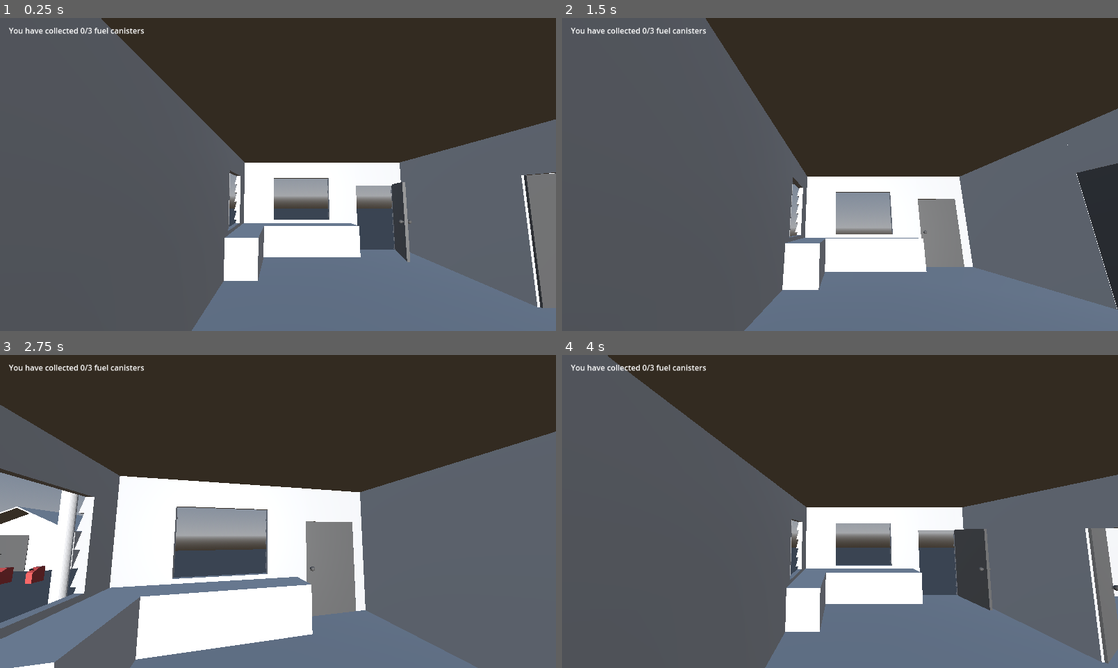
Above: before the commit, frames 1-4 (two rows, left to right).
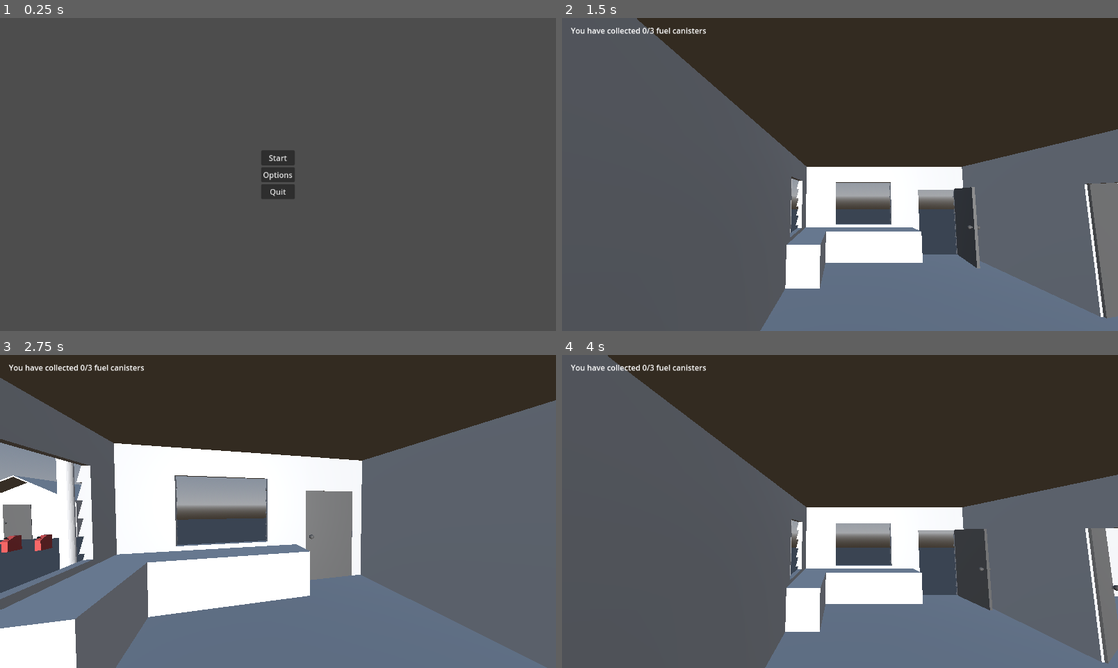
Above: after the commit, the same moments.

Repository: loumcn12/year12godot
Game: Godot game, scene res://Scenes/Menus/mainmenu.tscn
The game is run twice, just before and just after one commit, with the same random seed, the same clock (stepped at 60 frames per second) and the same inputs. Before the commit the project starts from res://Scenes/level.tscn.
Inputs (mouse positions are in pixels of both pictures, inside the frame that each line leads up to):
- Up to frame 1 (0.25 s): no input
- Up to frame 2 (1.5 s): click (840, 174) at 0.5 s, where only the run after the commit has a clickable "Options"; click (840, 158) at 1.25 s, where only the run after the commit has a clickable "Start"
- Up to frame 3 (2.75 s): tap Enter (ui_accept) at 2, 2.27 s; move the mouse to (305, 511) at 2.02 s; hold W (forward) from 2.03 s (still down); hold Ctrl (crouch) from 2.03 s (still down)
- Up to frame 4 (4 s): keep holding W (forward); move the mouse to (812, 511) at 2.77 s; release Ctrl (crouch) at 2.78 s; tap E (use) at 2.85 s; tap Enter (ui_accept) at 3.02 s; move the mouse to (851, 505) at 3.52 s; hold R from 3.53 s (still down)

The runs differ from the first frame. In frame 1, 62% of the frame differs, in the area x 1-100%, y 0-100%; in frame 2, 12%; in frame 3, 36%; in frame 4, nothing differs.

Commit message:
Added main menu

Diff:
--- /dev/null
+++ b/NCEA Game 2024/Scenes/Menus/mainmenu.gd
@@ -0,0 +1,23 @@
+extends Control
+
+
+# Called when the node enters the scene tree for the first time.
+func _ready():
+	pass # Replace with function body.
+
+
+# Called every frame. 'delta' is the elapsed time since the previous frame.
+func _process(delta):
+	pass
+
+
+func _on_start_button_pressed():
+	get_tree().change_scene_to_file("res://Scenes/level.tscn")
+
+
+func _on_options_button_pressed():
+	pass # Replace with function body.
+
+
+func _on_quit_button_pressed():
+	get_tree().quit()
--- /dev/null
+++ b/NCEA Game 2024/Scenes/Menus/mainmenu.tscn
@@ -0,0 +1,42 @@
+[gd_scene load_steps=2 format=3 uid="uid://bcoyakgktu3da"]
+
+[ext_resource type="Script" path="res://Scenes/Menus/mainmenu.gd" id="1_y48gk"]
+
+[node name="Menu" type="Control"]
+layout_mode = 3
+anchors_preset = 15
+anchor_right = 1.0
+anchor_bottom = 1.0
+grow_horizontal = 2
+grow_vertical = 2
+script = ExtResource("1_y48gk")
+
+[node name="VBoxContainer" type="VBoxContainer" parent="."]
+layout_mode = 1
+anchors_preset = 8
+anchor_left = 0.5
+anchor_top = 0.5
+anchor_right = 0.5
+anchor_bottom = 0.5
+offset_left = -35.0
+offset_top = -50.5
+offset_right = 35.0
+offset_bottom = 50.5
+grow_horizontal = 2
+grow_vertical = 2
+
+[node name="StartButton" type="Button" parent="VBoxContainer"]
+layout_mode = 2
+text = "Start"
+
+[node name="OptionsButton" type="Button" parent="VBoxContainer"]
+layout_mode = 2
+text = "Options"
+
+[node name="QuitButton" type="Button" parent="VBoxContainer"]
+layout_mode = 2
+text = "Quit"
+
+[connection signal="pressed" from="VBoxContainer/StartButton" to="." method="_on_start_button_pressed"]
+[connection signal="pressed" from="VBoxContainer/OptionsButton" to="." method="_on_options_button_pressed"]
+[connection signal="pressed" from="VBoxContainer/QuitButton" to="." method="_on_quit_button_pressed"]
--- a/NCEA Game 2024/project.godot
+++ b/NCEA Game 2024/project.godot
@@ -11,7 +11,7 @@
 [application]
 
 config/name="NCEA Game 2024"
-run/main_scene="res://Scenes/level.tscn"
+run/main_scene="res://Scenes/Menus/mainmenu.tscn"
 config/features=PackedStringArray("4.2", "Forward Plus")
 config/icon="res://icon.svg"
 
